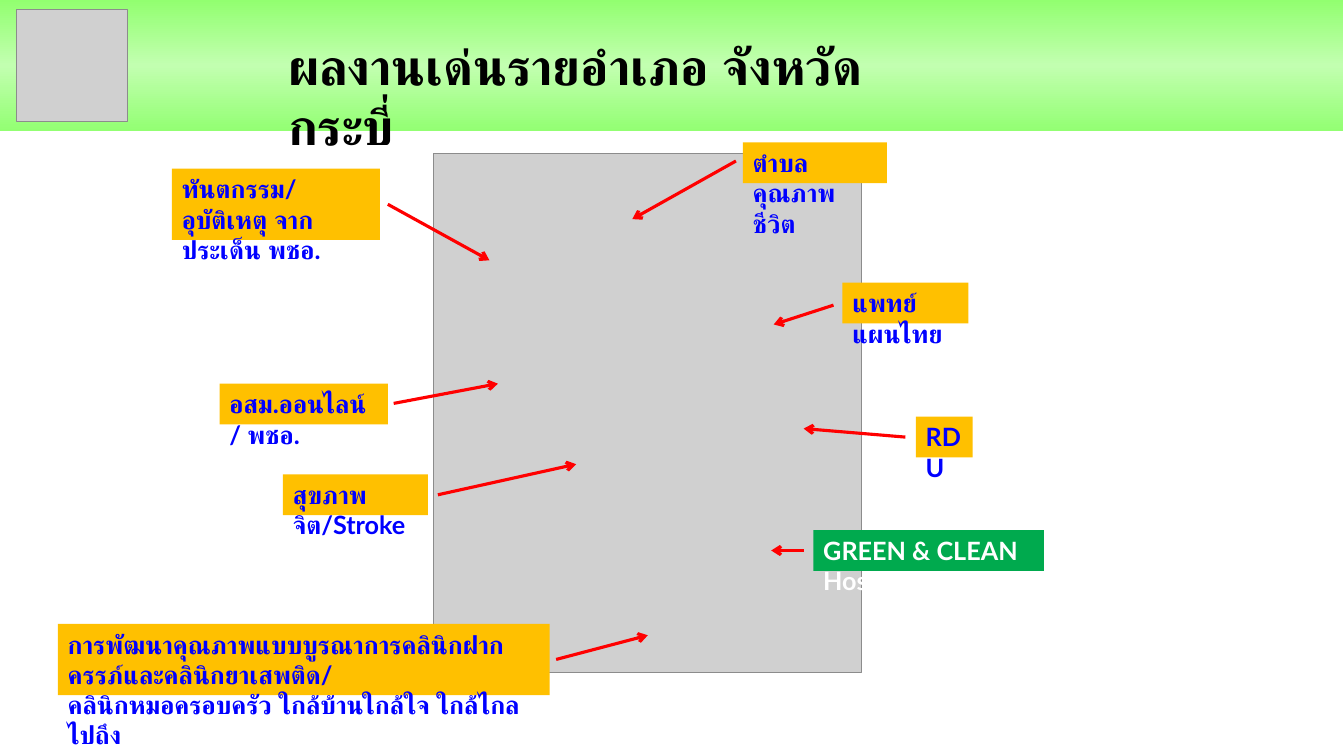
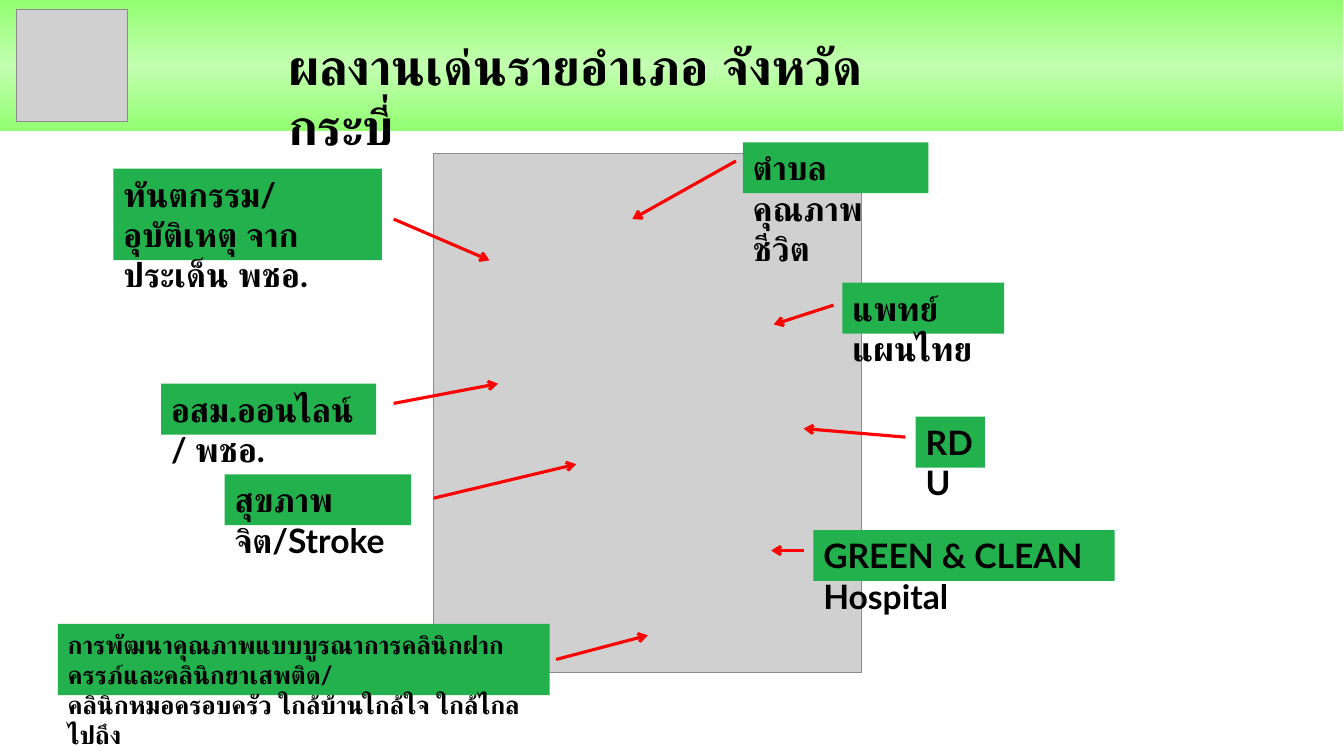
Before and after one commit to joblackpoc/Jobs_SSJ, a slide deck: slide 13 of นิเทศก์/18-19 เมย 62 ประชุมยุทธศาสตร์/19เมษา62นพสสจจิรชาติ.pptx. Drawn at 1344x756 pixels with LibreOffice and Linux fonts; fonts in the diff are those of the drawing; grey boxes stand for pictures. Boxes give left, top, right and bottom in pixels: in the first picture for what was removed or moved away, otherwise in the second. Text is boxed around its words. In the diff, an @@ line names an element or a change of style, - is before the commit and + after.

```diff
--- a/นิเทศก์/18-19 เมย 62 ประชุมยุทธศาสตร์/19เมษา62นพสสจจิรชาติ.pptx
+++ b/นิเทศก์/18-19 เมย 62 ประชุมยุทธศาสตร์/19เมษา62นพสสจจิรชาติ.pptx
@@ rectangle "ตำบลคุณภาพชีวิต": place and size @@
-rectangle "ตำบลคุณภาพชีวิต" at bbox=[743, 142, 887, 182]
+rectangle "ตำบลคุณภาพชีวิต" at bbox=[743, 142, 929, 193]
@@ size 18 to 24 pt, text colour #0000FF to #000000; fill #FFC000 to #22B14C in 6 elements at bbox=[915, 416, 985, 467], bbox=[843, 283, 1005, 334], bbox=[743, 142, 929, 193], bbox=[161, 384, 376, 435], bbox=[225, 475, 411, 525], bbox=[114, 168, 382, 260] @@
@@ rectangle "ทันตกรรม/": place and size @@
-rectangle "ทันตกรรม/" at bbox=[172, 168, 380, 240]
+rectangle "ทันตกรรม/" at bbox=[114, 168, 382, 260]
@@ arrow moved from (388, 205) - (490, 260) to (394, 219) - (490, 260) @@
@@ rectangle "แพทย์แผนไทย": place and size @@
-rectangle "แพทย์แผนไทย" at bbox=[843, 283, 969, 324]
+rectangle "แพทย์แผนไทย" at bbox=[843, 283, 1005, 334]
@@ rectangle "อสม.ออนไลน์ / พชอ.": place and size @@
-rectangle "อสม.ออนไลน์ / พชอ." at bbox=[220, 384, 388, 424]
+rectangle "อสม.ออนไลน์ / พชอ." at bbox=[161, 384, 376, 435]
@@ rectangle "RDU": place and size @@
-rectangle "RDU" at bbox=[915, 416, 972, 457]
+rectangle "RDU" at bbox=[915, 416, 985, 467]
@@ rectangle "สุขภาพจิต/Stroke": place and size @@
-rectangle "สุขภาพจิต/Stroke" at bbox=[283, 475, 429, 515]
+rectangle "สุขภาพจิต/Stroke" at bbox=[225, 475, 411, 525]
@@ arrow moved from (438, 495) - (577, 465) to (434, 498) - (577, 465) @@
@@ rectangle "GREEN & CLEAN Hospital": place and size @@
-rectangle "GREEN & CLEAN Hospital" at bbox=[814, 530, 1045, 571]
+rectangle "GREEN & CLEAN Hospital" at bbox=[814, 530, 1115, 581]
@@ rectangle "GREEN & CLEAN Hospital" at bbox=[814, 530, 1115, 581]: size 18 to 24 pt, text colour #FFFFFF to #000000; fill #00AA4E to #22B14C @@
@@ rectangle "การพัฒนาคุณภาพแบบบูรณาการคลินิกฝากครรภ์และคลินิกยาเสพติด/" at bbox=[57, 624, 549, 696]: text colour #0000FF to #000000; fill #FFC000 to #22B14C @@
```
Also in this commit, not shown: 10 other slides changed, 8 other files.
